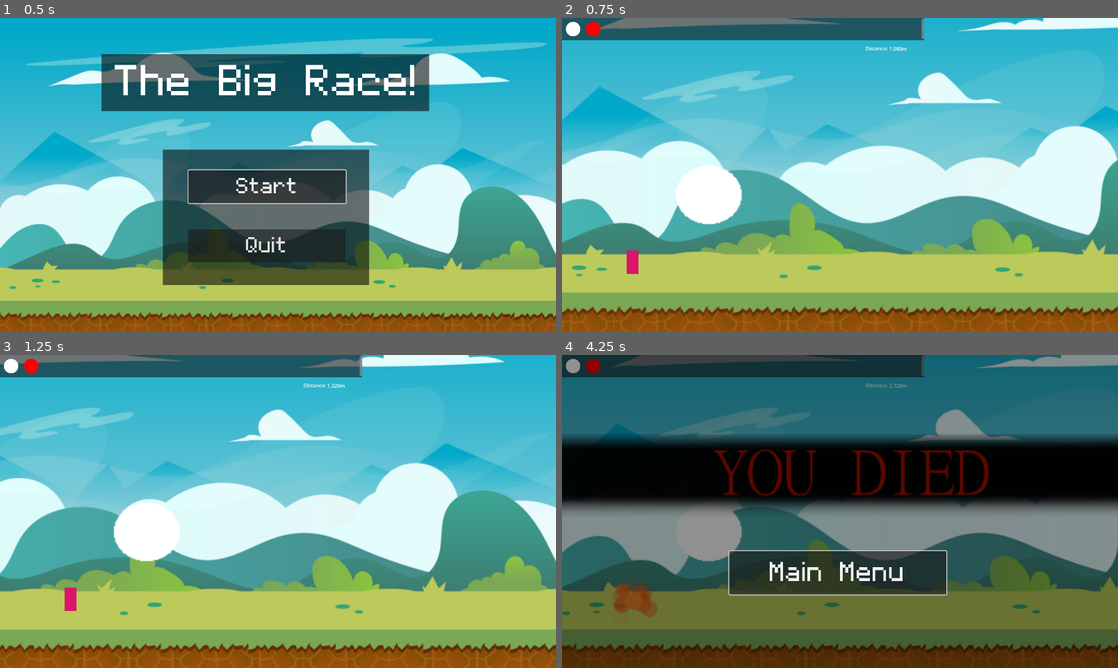
Above: before the commit, frames 1-4 (two rows, left to right).
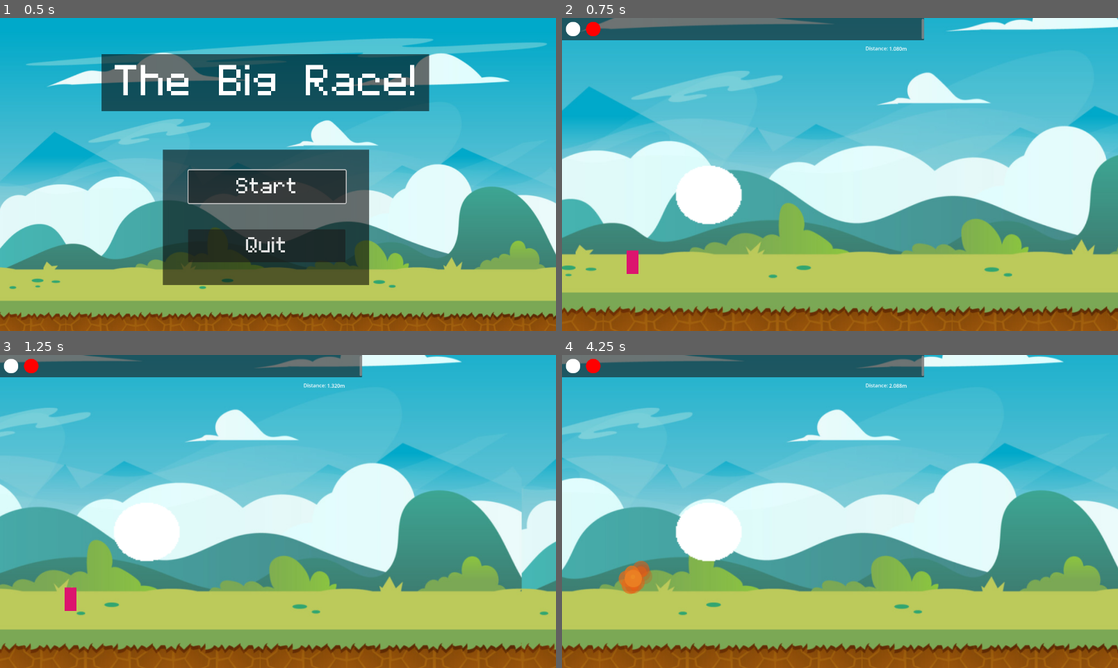
Above: after the commit, the same moments.

Repository: sarahletchford42/the-big-race
Game: Godot game, scene res://scenes/UI/title_screen.tscn
Two runs of this game, one before a commit and one after it. Both use one fixed random seed, a clock stepped at 60 frames per second and the inputs below.
Inputs:
- Up to frame 1 (0.5 s): no input
- Up to frame 2 (0.75 s): click "Start" at 0.5 s
- Up to frame 3 (1.25 s): no input
- Up to frame 4 (4.25 s): tap Enter (ui_accept) at 1.25, 1.52, 2.27, 3.77 s

Frame 1 is identical in both runs. In frame 2, 9.6% of the frame differs, in the area x 0-100%, y 0-100%; in frame 3, 24%; in frame 4, 100%.

Commit message:
Balance Changes
Gives the game a good difficulty to make it fun

Diff:
--- a/Spike.gd
+++ b/Spike.gd
@@ -5,9 +5,7 @@
 # Called every frame. 'delta' is the elapsed time since the previous frame.
 func _process(delta):
 	if not get_tree().current_scene.name == "main_ui":
-		print(get_tree().current_scene.name)
 		var speed = 0 if null else get_tree().get_first_node_in_group("get_speed").speed
-		print(speed)
 		position.x -= (velocity * speed + velocity) * delta
 
 func _on_body_entered(_body):
--- a/scenes/UI/Distance_Value.gd
+++ b/scenes/UI/Distance_Value.gd
@@ -3,6 +3,8 @@
 
 var distance = float(1)
 @export var speed : float
+@onready var thought = get_tree().root.get_node("Main_Scene/Camera2D/Main_UI/CanvasLayer/Thought_Bubble")
+
 
 func dist_add(dist_added):
 	distance = "%.3f" % (float(distance) + dist_added)
@@ -11,25 +13,31 @@
 func _ready():
 	pass
 
-
 func _process(delta):
 	var value = float(delta * speed)
 	dist_add(value)
+	print(speed)
+	if speed <= -7:
+		speed = -7.0
+	if speed >= 1:
+		speed = 1.0
 
 func speed_up():
 	if speed < 0.99999:
 		speed += .2
-		print(speed)
-
 	if speed >= 1:
 		speed = 1.0
 
 func speed_down():
-	if speed > -7:
-		speed = speed - .05
-		print(speed)
-	else:
-		speed = -7
+	if speed > -6.999999:
+		if thought.visible:
+			speed = speed - .25
+			print("DOWN EXTRA!")
+		else:
+			speed = speed - .05
+			print("DOWN NORMAL")
+	if speed <= -7:
+		speed = -7.0
 
 func _on_slow_down_timeout():
 	speed_down()
--- a/scenes/UI/Inventory.gd
+++ b/scenes/UI/Inventory.gd
@@ -37,6 +37,7 @@
 			sp.speed_up()
 		if food.get_texture() != self.get_item_icon(index):
 			sp.speed_down()
+			sp.speed_down()
 	for i in range(inv.get_item_count()):
 		inv.set_item_disabled(i, true)
 	timer_start()
--- a/scenes/UI/main_ui.tscn
+++ b/scenes/UI/main_ui.tscn
@@ -83,7 +83,7 @@
 script = ExtResource("6_xxpus")
 
 [node name="SlowDown" type="Timer" parent="CanvasLayer"]
-wait_time = 3.1
+wait_time = 1.5
 autostart = true
 
 [node name="Timer" type="Timer" parent="CanvasLayer"]
--- a/scenes/background_image1.gd
+++ b/scenes/background_image1.gd
@@ -1,5 +1,5 @@
 extends Sprite2D
-var velocity: float = -5
+var velocity: float = 266
 var g_texture_width: float = 0
 
 # Called when the node enters the scene tree for the first time.
@@ -7,8 +7,10 @@
 	g_texture_width = texture.get_size().x * scale.x
 
 # Called every frame. 'delta' is the elapsed time since the previous frame.
-func _process(_delta):
-	position.x += velocity
+func _process(delta):
+	if not get_tree().current_scene.name == "main_ui":
+		var speed = 0 if null else get_tree().get_first_node_in_group("get_speed").speed
+		position.x -= (velocity * speed + velocity) * delta
 	_attempt_reposition()
 
 func _attempt_reposition():
--- a/scenes/main_scene.tscn
+++ b/scenes/main_scene.tscn
@@ -1,10 +1,11 @@
-[gd_scene load_steps=7 format=3 uid="uid://cyiop3f7kgbis"]
+[gd_scene load_steps=8 format=3 uid="uid://cyiop3f7kgbis"]
 
 [ext_resource type="Texture2D" uid="uid://c1rvvjpxuc0ga" path="res://images/backgrounds/placeholder_BG1.png" id="1_pmsq2"]
 [ext_resource type="Script" path="res://scenes/background_image1.gd" id="2_k16wl"]
 [ext_resource type="PackedScene" uid="uid://dg7xmeyo46eb1" path="res://scenes/player/player.tscn" id="2_q2rhs"]
 [ext_resource type="PackedScene" uid="uid://dssw1xv8c6ycs" path="res://scenes/UI/main_ui.tscn" id="4_3nid7"]
 [ext_resource type="PackedScene" uid="uid://sntv7b1rfs3m" path="res://scenes/obstacles/spawner.tscn" id="5_n6tfk"]
+[ext_resource type="AudioStream" uid="uid://cxsus3tygx32a" path="res://audio/gameloop.wav" id="6_2oq6c"]
 
 [sub_resource type="RectangleShape2D" id="RectangleShape2D_rn2hh"]
 size = Vector2(1202, 44.5)
@@ -48,3 +49,7 @@
 grow_horizontal = 1
 grow_vertical = 1
 metadata/_edit_use_anchors_ = true
+
+[node name="AudioStreamPlayer" type="AudioStreamPlayer" parent="."]
+stream = ExtResource("6_2oq6c")
+autoplay = true
--- a/scenes/obstacles/spike.tscn
+++ b/scenes/obstacles/spike.tscn
@@ -24,4 +24,3 @@
 position = Vector2(77, 41)
 
 [connection signal="body_entered" from="." to="." method="_on_body_entered"]
-[connection signal="screen_exited" from="VisibleOnScreenNotifier2D" to="." method="_on_visible_on_screen_notifier_2d_screen_exited"]
Not shown, added: audio/gameloop.wav.import
Not shown, added: export_presets.cfg
Not shown, added: Export/TheBigRace.console.exe
Not shown, added: Export/TheBigRace.exe
Not shown, added: audio/gameloop.wav
